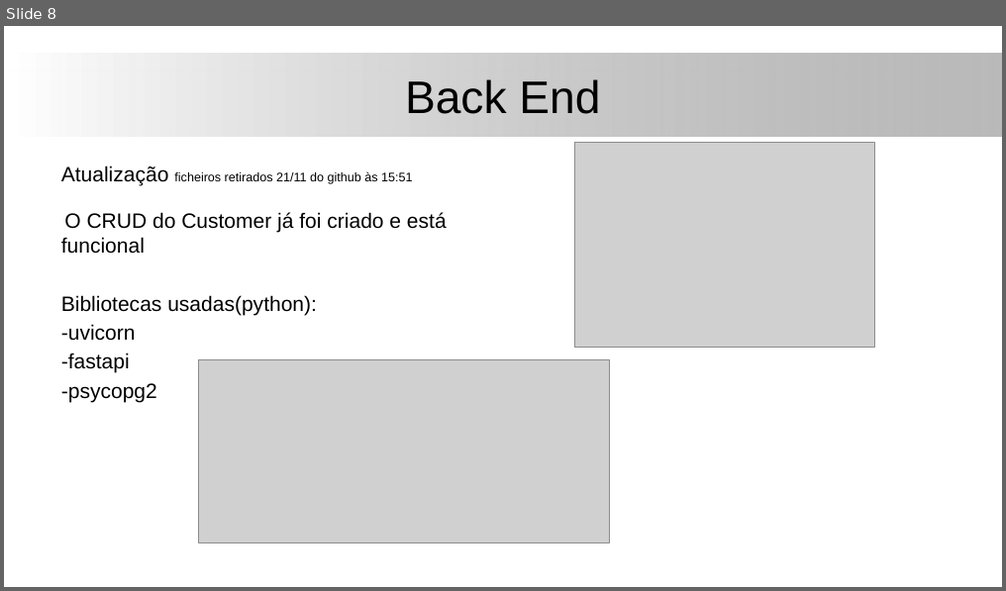
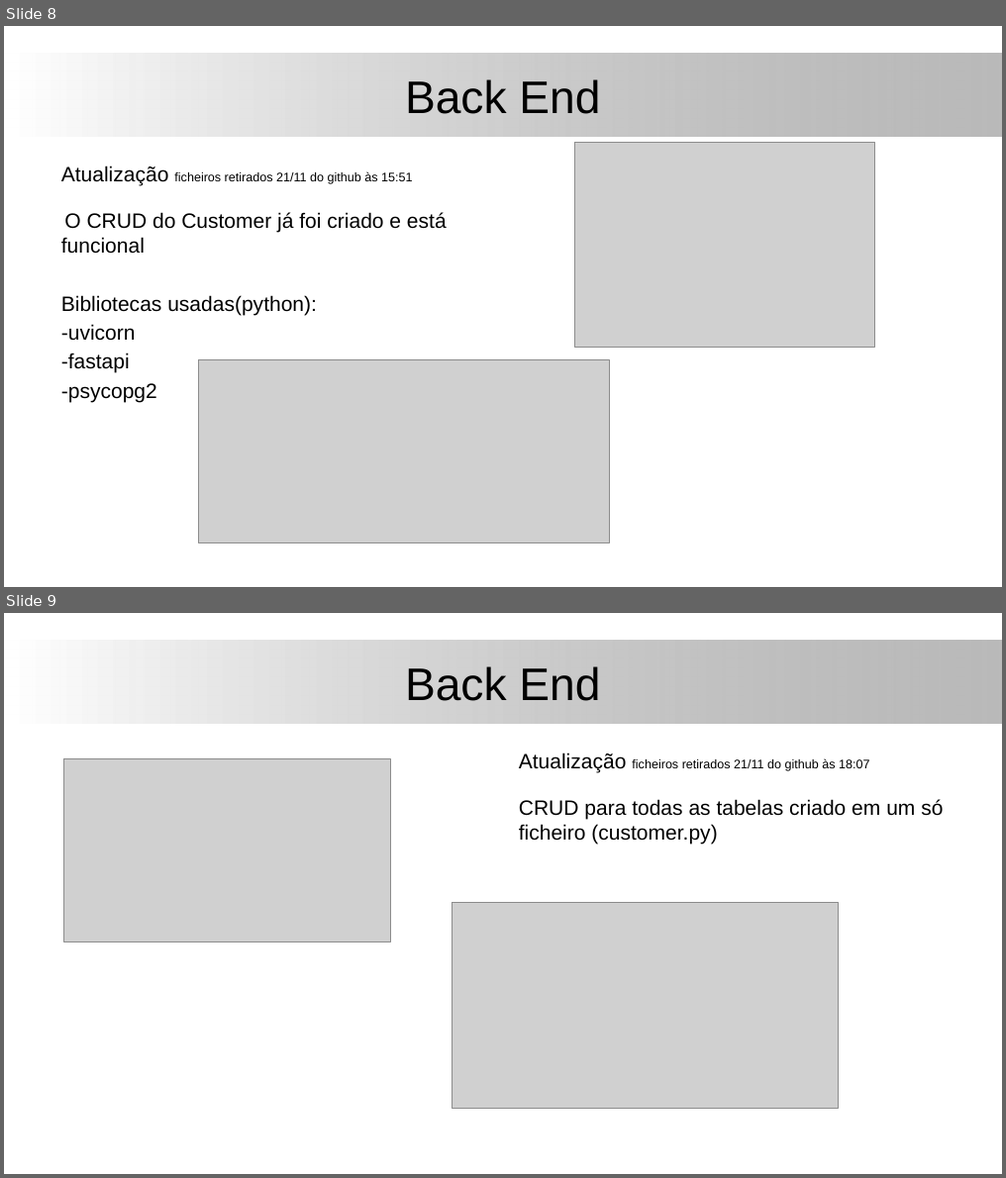
Before and after one commit to Zharlock/K-D, a slide deck: documents/Apresentação_22_11.pptx. Shown one above the other, each under a label of ours: slide 8 before the commit, slides 8 and 9 after it. The pictures are 1006x591 and 1006x1178 pixels, drawn with LibreOffice and Linux fonts; fonts in the diff are those of the drawing; grey boxes stand for pictures; background and template pictures are left out. Boxes give left, top, right and bottom in pixels: in the first picture for what was removed or moved away, otherwise in the second. Text is boxed around its words. In the diff, an @@ line names an element or a change of style, - is before the commit and + after.

Commit message:
Update Apresentação_22_11.pptx
+1 page

```diff
--- a/documents/Apresentação_22_11.pptx
+++ b/documents/Apresentação_22_11.pptx
@@ slide 9 added at [4,613,1002,1174], background #FFFFFF; not listed: 1 template element that a slide beside it also shows @@
@@ title added at [405,666,600,701], 44 pt, text #000000 @@
+Back End
@@ picture added at [63,759,390,942] @@
@@ text added at [519,753,943,844], 20 pt, text #000000 @@
+Atualização ficheiros retirados 21/11 do github às 18:07
+CRUD para todas as tabelas criado em um só ficheiro (customer.py)
@@ picture added at [452,903,838,1109] @@
```
